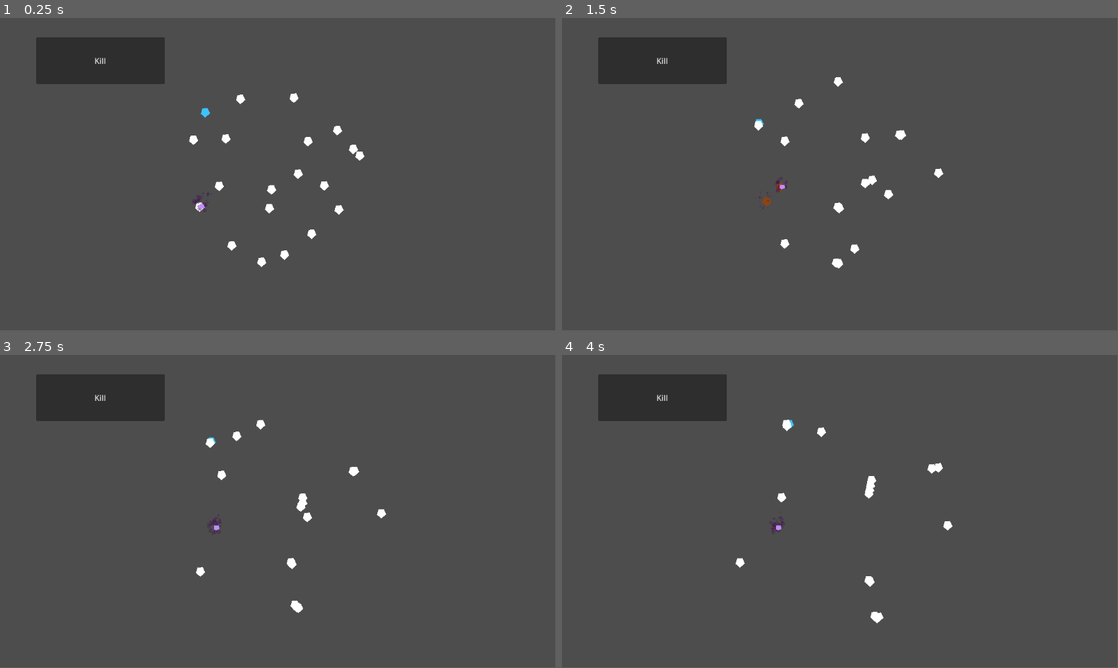
Above: before the commit, frames 1-4 (two rows, left to right).
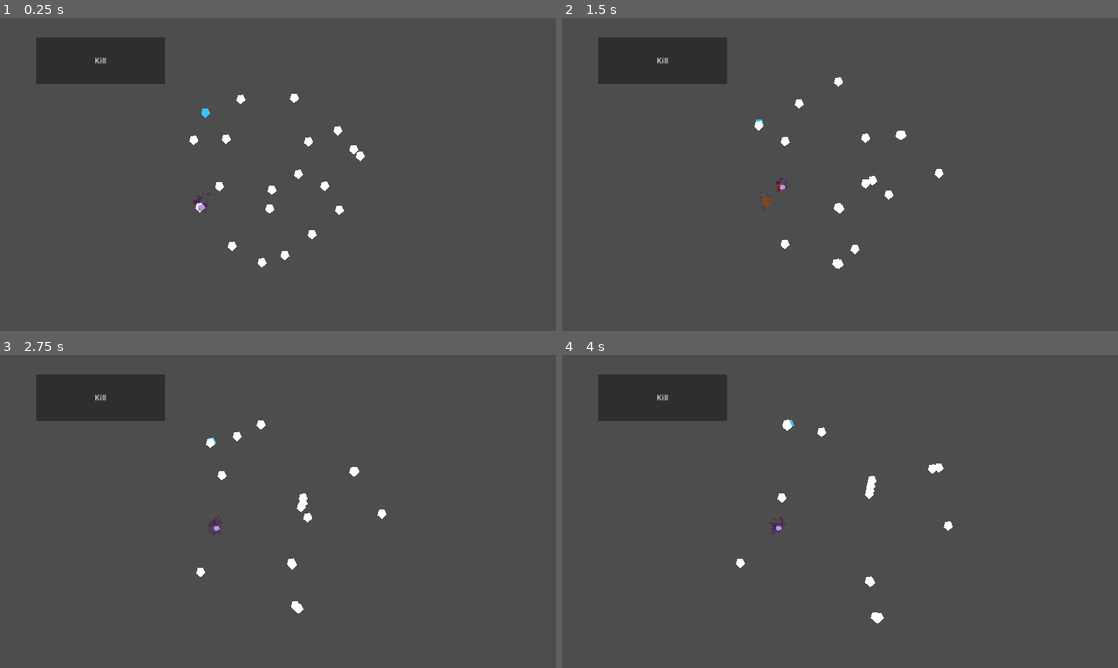
Above: after the commit, the same moments.

Repository: patator62180/Expelemalum
Game: Godot game, scene res://modules/world/world.tscn
The game is run twice, just before and just after one commit, with the same random seed, the same clock (stepped at 60 frames per second) and the same inputs. The engine's default icon, where the game draws it, is replaced by a stand-in: a white triangle on a blue panel in a dark square. Sound files missing from this copy of the repository are replaced by a short silence.
Inputs:
- Up to frame 1 (0.25 s): no input
- Up to frame 2 (1.5 s): tap Enter at 0.5 s; hold Right (right) 0.53-1.28 s; tap Space (activate) at 0.6, 1.35 s; hold Down (down) from 1.28 s (still down)
- Up to frame 3 (2.75 s): release Down (down) at 2.03 s; hold Right (right) from 2.03 s (still down); tap Space (activate) at 2.1 s
- Up to frame 4 (4 s): release Right (right) at 2.78 s; hold Up (up) 2.78-3.53 s; tap Space (activate) at 2.85, 3.6 s; hold Left (left) from 3.53 s (still down)
In our replay, the window is 799x449 before the commit and 800x450 after it. These sizes can differ from the game's own. Grey fills any space a smaller window leaves; there, only what the larger window draws over its background counts as a difference.

The runs differ from the first frame. In frame 1, 0.2% of the frame differs, in the area x 17-66%, y 12-80%; in frame 2, 0.2%; in frame 3, 0.2%; in frame 4, 0.2%.
Error in both runs: Invalid access to property or key 'global_position' on a base object of type 'previously freed'. (res://modules/curse/curse.gd:29)

Commit message:
add controller support + fullscreen mode

Diff:
--- a/project.godot
+++ b/project.godot
@@ -19,35 +19,44 @@
 
 GameState="*res://modules/gameState/gameState.tscn"
 
+[display]
+
+window/stretch/mode="canvas_items"
+
 [input]
 
 up={
 "deadzone": 0.5,
 "events": [Object(InputEventKey,"resource_local_to_scene":false,"resource_name":"","device":0,"window_id":0,"alt_presse …(181 unchanged characters)…
 , Object(InputEventKey,"resource_local_to_scene":false,"resource_name":"","device":-1,"window_id":0,"alt_pressed":false,"shift_pressed":false,"ctrl_pressed":false,"meta_pressed":false,"pressed":false,"keycode":0,"physical_keycode":87,"key_label":0,"unicode":122,"echo":false,"script":null)
+, Object(InputEventJoypadMotion,"resource_local_to_scene":false,"resource_name":"","device":-1,"axis":1,"axis_value":-1.0,"script":null)
 ]
 }
 down={
 "deadzone": 0.5,
 "events": [Object(InputEventKey,"resource_local_to_scene":false,"resource_name":"","device":0,"window_id":0,"alt_presse …(181 unchanged characters)…
 , Object(InputEventKey,"resource_local_to_scene":false,"resource_name":"","device":-1,"window_id":0,"alt_pressed":false,"shift_pressed":false,"ctrl_pressed":false,"meta_pressed":false,"pressed":false,"keycode":0,"physical_keycode":83,"key_label":0,"unicode":115,"echo":false,"script":null)
+, Object(InputEventJoypadMotion,"resource_local_to_scene":false,"resource_name":"","device":-1,"axis":1,"axis_value":1.0,"script":null)
 ]
 }
 left={
 "deadzone": 0.5,
 "events": [Object(InputEventKey,"resource_local_to_scene":false,"resource_name":"","device":0,"window_id":0,"alt_presse …(181 unchanged characters)…
 , Object(InputEventKey,"resource_local_to_scene":false,"resource_name":"","device":-1,"window_id":0,"alt_pressed":false,"shift_pressed":false,"ctrl_pressed":false,"meta_pressed":false,"pressed":false,"keycode":0,"physical_keycode":65,"key_label":0,"unicode":113,"echo":false,"script":null)
+, Object(InputEventJoypadMotion,"resource_local_to_scene":false,"resource_name":"","device":-1,"axis":0,"axis_value":-1.0,"script":null)
 ]
 }
 right={
 "deadzone": 0.5,
 "events": [Object(InputEventKey,"resource_local_to_scene":false,"resource_name":"","device":-1,"window_id":0,"alt_press …(182 unchanged characters)…
 , Object(InputEventKey,"resource_local_to_scene":false,"resource_name":"","device":-1,"window_id":0,"alt_pressed":false,"shift_pressed":false,"ctrl_pressed":false,"meta_pressed":false,"pressed":false,"keycode":0,"physical_keycode":68,"key_label":0,"unicode":100,"echo":false,"script":null)
+, Object(InputEventJoypadMotion,"resource_local_to_scene":false,"resource_name":"","device":-1,"axis":0,"axis_value":1.0,"script":null)
 ]
 }
 activate={
 "deadzone": 0.5,
 "events": [Object(InputEventKey,"resource_local_to_scene":false,"resource_name":"","device":-1,"window_id":0,"alt_pressed":false,"shift_pressed":false,"ctrl_pressed":false,"meta_pressed":false,"pressed":false,"keycode":0,"physical_keycode":32,"key_label":0,"unicode":32,"echo":false,"script":null)
+, Object(InputEventJoypadButton,"resource_local_to_scene":false,"resource_name":"","device":-1,"button_index":2,"pressure":0.0,"pressed":false,"script":null)
 ]
 }
 
Not shown: 1 places in modules/world/world.tscn that only renumber resources
